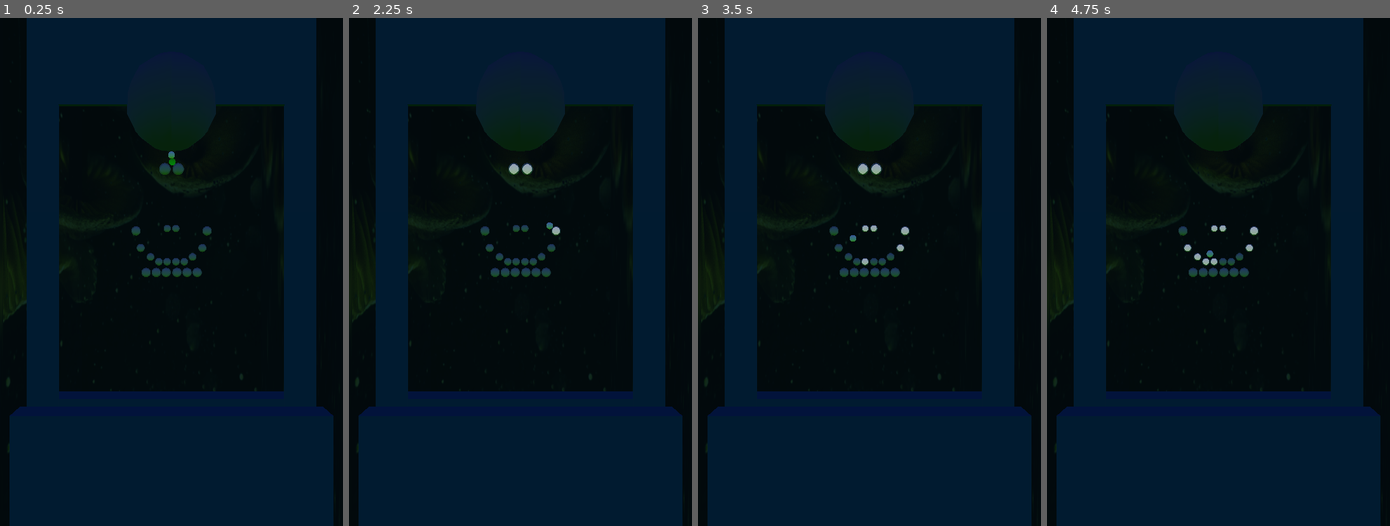
Above: before the commit, frames 1-4 (left to right).
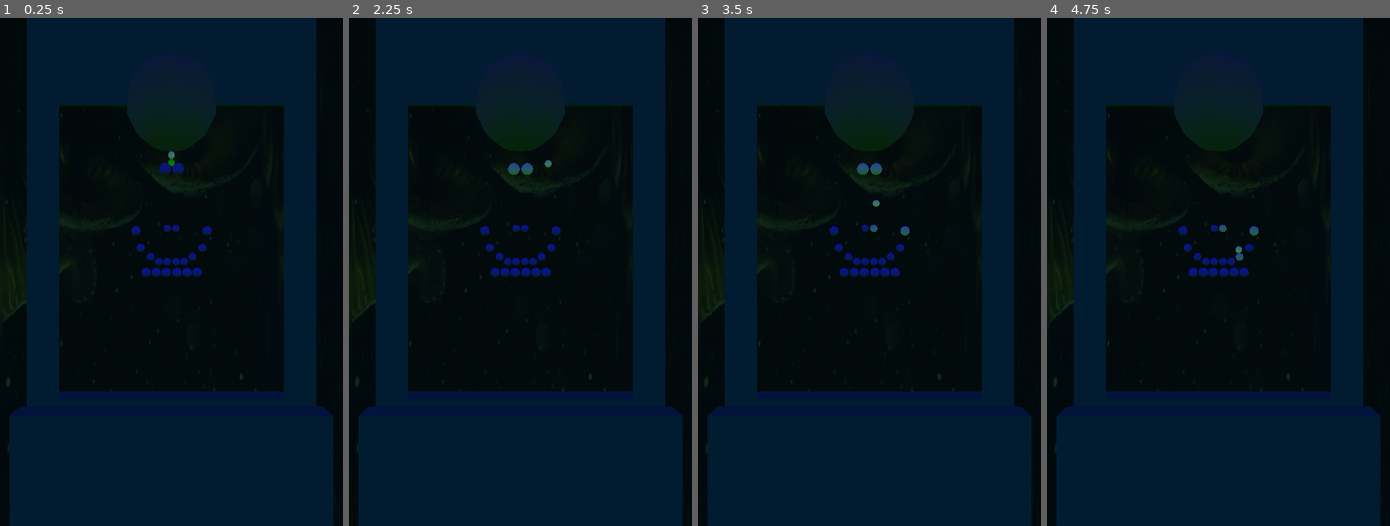
Above: after the commit, the same moments.

Repository: beothorn/librethrow
Game: Godot game, scene res://playStage/PlayStage.tscn
The game is run twice, just before and just after one commit, with the same random seed, the same clock (stepped at 60 frames per second) and the same inputs.
Inputs (mouse positions are in pixels of both pictures, inside the frame that each line leads up to):
- Up to frame 1 (0.25 s): no input
- Up to frame 2 (2.25 s): tap Enter at 0.5 s; move the mouse to (595, 246) at 0.52 s; click (595, 246) at 0.67 s; tap Space at 1.25 s; drag from (451, 297) to (503, 373) at 1.27 s; move the mouse to (554, 160) at 2.02 s; click (554, 160) at 2.17 s
- Up to frame 3 (3.5 s): drag from (852, 373) to (766, 195) at 2.77 s
- Up to frame 4 (4.75 s): move the mouse to (1321, 348) at 3.52 s; click (1321, 348) at 3.67 s; drag from (1115, 195) to (1167, 145) at 4.27 s

The runs differ from the first frame. In frame 1, 0.7% of the frame differs, in the area x 38-62%, y 27-51%; in frame 2, 0.8%, in the area x 38-62%, y 28-51%; in frame 3, 0.8%; in frame 4, 0.6%.

Commit message:
Different stones

Diff:
--- a/game/playStage/PlayStage.gd
+++ b/game/playStage/PlayStage.gd
@@ -12,9 +12,10 @@
 onready var sim_ball_gen = preload("res://playStage/SimulatedBall.tscn")
 
 export (float) var throw_force = 10
-export (float) var gravity = 7
+export (float) var gravity = 9
 export (float) var bounciness = 0.8
-export (int) var bounce_count = 2
+export (int) var bounce_count = 1
+export (int) var  creation_interval = 1
 
 var aim_circle_radius:float = 2.2
 var maximun_aim_angle:float = -0.26
@@ -68,8 +69,7 @@
 	throw_direction = throw_direction.normalized()
 	throw_direction = throw_direction * throw_force
 
-	var create_on_every_interaction = 5
-	var simulation_points:Array = simulation.simulate(aim_ball.translation, gravity, throw_direction, bounciness, bounce_count, create_on_every_interaction)
+	var simulation_points:Array = simulation.simulate(aim_ball.translation, gravity, throw_direction, bounciness, bounce_count, creation_interval)
 
 	var point_count = len(simulation_points)
 	simulation_point_meshes.multimesh.visible_instance_count = point_count
--- a/game/playStage/PlayStage.tscn
+++ b/game/playStage/PlayStage.tscn
@@ -67,6 +67,14 @@
 [sub_resource type="SpatialMaterial" id=15]
 albedo_color = Color( 0.172549, 1, 0, 1 )
 
+[sub_resource type="SphereMesh" id=19]
+radius = 0.21
+height = 0.42
+
+[sub_resource type="MultiMesh" id=20]
+transform_format = 1
+mesh = SubResource( 19 )
+
 [sub_resource type="SpatialMaterial" id=16]
 albedo_color = Color( 0.270588, 0.282353, 0.403922, 1 )
 
@@ -154,7 +162,11 @@
 radius = 0.15
 material = SubResource( 15 )
 
+[node name="StoneMeshes" type="MultiMeshInstance" parent="."]
+multimesh = SubResource( 20 )
+
 [node name="Stones" type="Spatial" parent="."]
+editor/display_folded = true
 script = ExtResource( 2 )
 
 [node name="Aim" type="CSGMesh" parent="Stones"]
--- a/game/playStage/Stone.gd
+++ b/game/playStage/Stone.gd
@@ -2,8 +2,7 @@
 
 var collisionShape
 onready var stone = get_node("StoneMesh")
-onready var stone_core = get_node("StoneCore")
-onready var stone_core_on = get_node("StoneCoreOn")
+onready var stone_hit = get_node("StoneHit")
 onready var camera = get_node("/root/GameRoom/Camera")
 onready var center_pos = get_node("Center")
 onready var radius_pos = get_node("Radius")
@@ -32,16 +31,16 @@
 	translation = original_position
 	is_hiding = false
 	is_hidden = false
-	stone_core.set_visible(true)
-	stone_core_on.set_visible(false)
+	stone.set_visible(true)
+	stone_hit.set_visible(false)
 	project_collision_shadow()
 
 func hide():
 	if is_hiding:
 		return
 	is_hiding = true
-	stone_core.set_visible(false)
-	stone_core_on.set_visible(true)
+	stone.set_visible(false)
+	stone_hit.set_visible(true)
 	timer.start()
 
 func force_hide():
--- a/game/playStage/Stone.tscn
+++ b/game/playStage/Stone.tscn
@@ -1,12 +1,10 @@
-[gd_scene load_steps=8 format=2]
+[gd_scene load_steps=6 format=2]
 
 [ext_resource path="res://playStage/Stone.gd" type="Script" id=1]
-[ext_resource path="res://playStage/StoneOff.tres" type="Material" id=2]
-[ext_resource path="res://playStage/StoneOn.tres" type="Material" id=3]
+[ext_resource path="res://playStage/StoneOn.tres" type="Material" id=2]
 
 [sub_resource type="SpatialMaterial" id=1]
-flags_transparent = true
-albedo_color = Color( 0.729412, 0.729412, 0.729412, 0.478431 )
+albedo_color = Color( 0.239216, 0.215686, 1, 1 )
 
 [sub_resource type="SphereMesh" id=2]
 material = SubResource( 1 )
@@ -15,17 +13,10 @@
 radial_segments = 16
 rings = 6
 
-[sub_resource type="SphereMesh" id=3]
+[sub_resource type="SphereMesh" id=4]
 material = ExtResource( 2 )
-radius = 0.17
-height = 0.34
-radial_segments = 8
-rings = 10
-
-[sub_resource type="SphereMesh" id=4]
-material = ExtResource( 3 )
-radius = 0.17
-height = 0.34
+radius = 0.21
+height = 0.42
 radial_segments = 8
 rings = 10
 
@@ -37,10 +28,7 @@
 [node name="StoneMesh" type="CSGMesh" parent="."]
 mesh = SubResource( 2 )
 
-[node name="StoneCore" type="CSGMesh" parent="."]
-mesh = SubResource( 3 )
-
-[node name="StoneCoreOn" type="CSGMesh" parent="."]
+[node name="StoneHit" type="CSGMesh" parent="."]
 visible = false
 mesh = SubResource( 4 )
 
--- a/game/playStage/StoneOn.tres
+++ b/game/playStage/StoneOn.tres
@@ -1,8 +1,4 @@
 [gd_resource type="SpatialMaterial" format=2]
 
 [resource]
-emission_enabled = true
-emission = Color( 0.741176, 0.741176, 0.741176, 1 )
-emission_energy = 1.0
-emission_operator = 0
-emission_on_uv2 = false
+albedo_color = Color( 0.713726, 0.745098, 1, 1 )
Not shown: 1 places in game/playStage/PlayStage.tscn that only renumber resources
